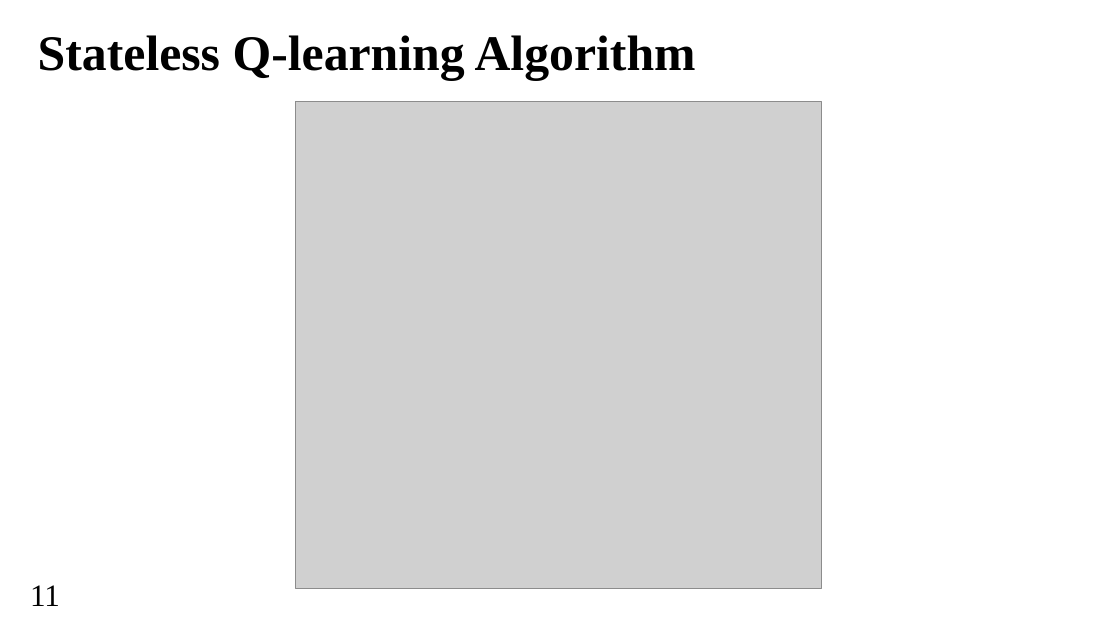
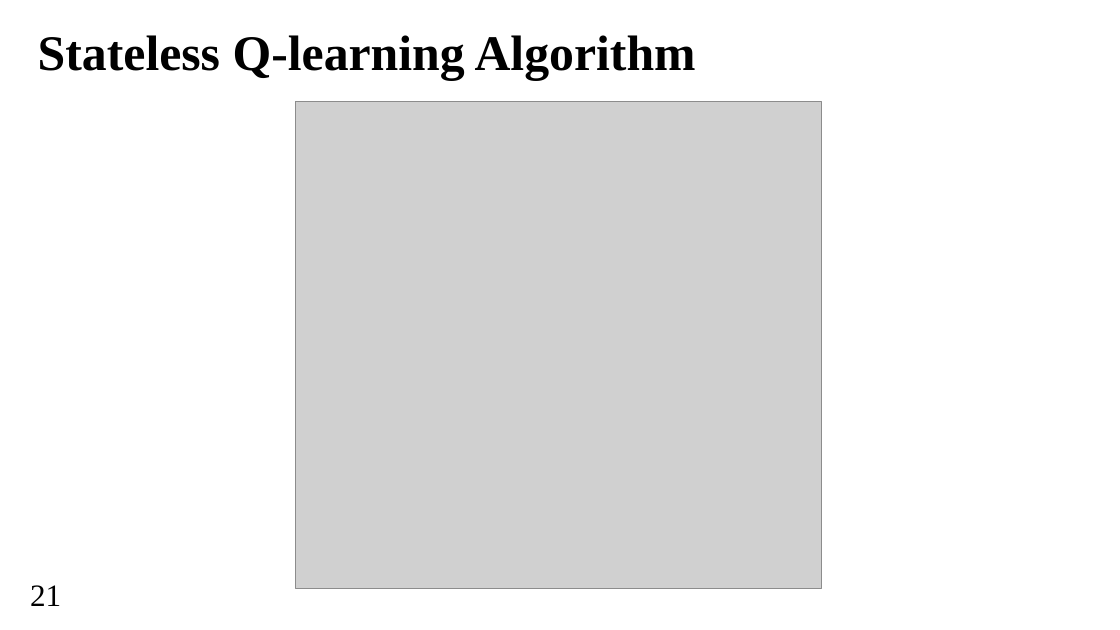
Before and after one commit to wn-upf/decentralized_qlearning_resource_allocation_in_wns, a slide deck: slide 21 of Presentation/francesc_wilhelmi_PIMRC_presentation.pptx. Drawn at 1120x630 pixels with LibreOffice and Linux fonts; fonts in the diff are those of the drawing; grey boxes stand for pictures; background and template pictures are left out. Boxes give left, top, right and bottom in pixels: in the first picture for what was removed or moved away, otherwise in the second. Text is boxed around its words. In the diff, an @@ line names an element or a change of style, - is before the commit and + after.

```diff
--- a/Presentation/francesc_wilhelmi_PIMRC_presentation.pptx
+++ b/Presentation/francesc_wilhelmi_PIMRC_presentation.pptx
@@ text at [30, 585, 61, 606]: text changed @@
-11
+21
```
Also in this commit, not shown: 17 other slides changed.
